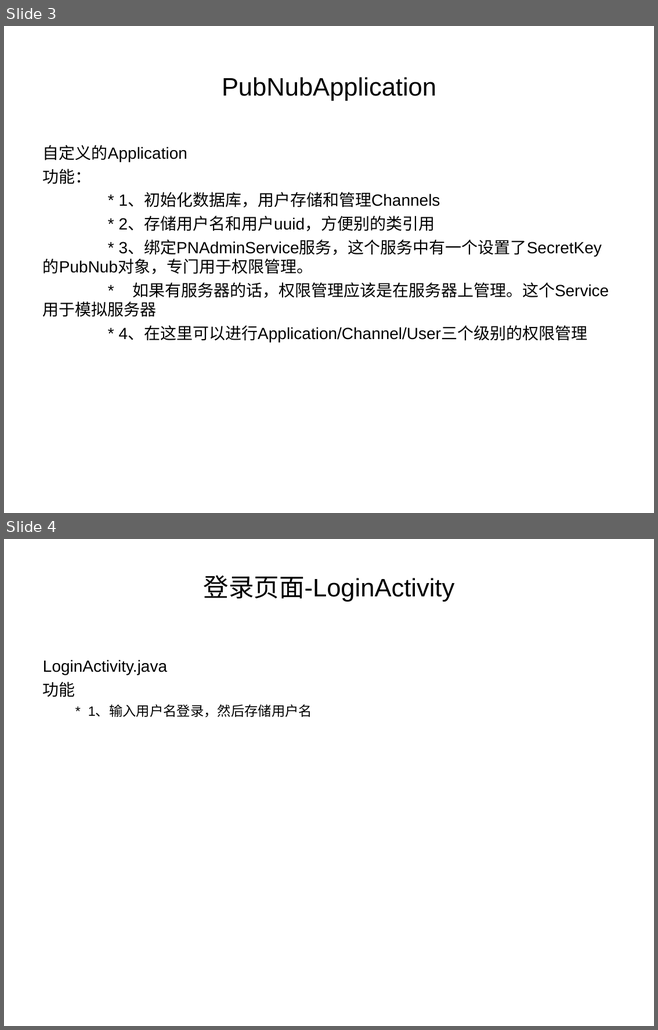
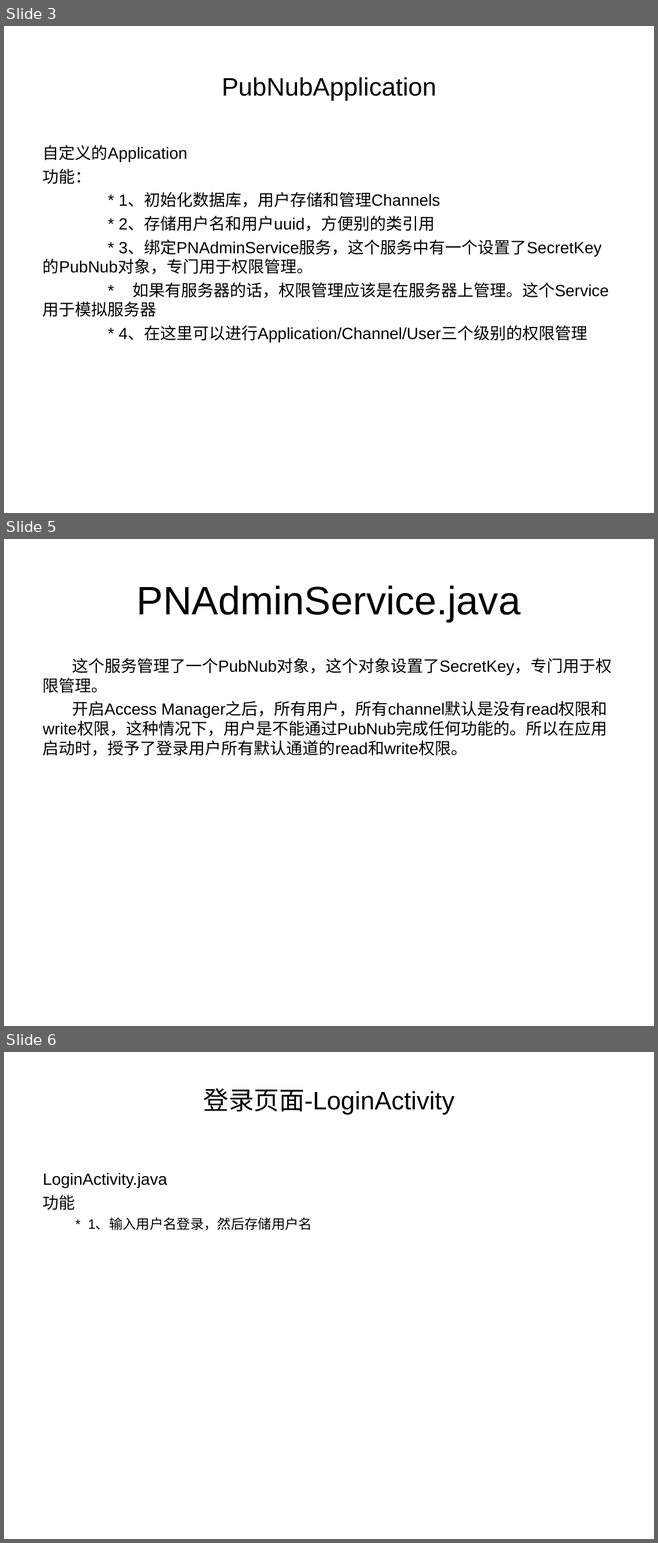
Before and after one commit to leizhiheng/PubNubTutorialDemo, a slide deck: PubNub Demo 模型描述.ppt. Shown one above the other, each under a label of ours: slides 3 and 4 before the commit, slides 3, 5 and 6 after it; the slides between them are not shown. The pictures are 658x1030 and 658x1543 pixels, drawn with LibreOffice and Linux fonts; fonts in the diff are those of the drawing. Boxes give left, top, right and bottom in pixels: in the first picture for what was removed or moved away, otherwise in the second. Text is boxed around its words. In the diff, an @@ line names an element or a change of style, - is before the commit and + after.

```diff
--- a/PubNub Demo 模型描述.ppt
+++ b/PubNub Demo 模型描述.ppt
@@ slide 5 added at (4, 539, 654, 1026), background #FFFFFF @@
@@ title added at (137, 585, 520, 622), 44 pt, text #000000 @@
+PNAdminService.java
@@ text added at (43, 658, 611, 756), 18 pt, text #000000 @@
+这个服务管理了一个PubNub对象，这个对象设置了SecretKey，专门用于权限管理。
+开启Access Manager之后，所有用户，所有channel默认是没有read权限和write权限，这种情况下，用户是不能通过PubNub完成任何功能的。所以在应用启动时，授予了登录用户所有默认通道的read和write权限。
@@ what was slide 4 is now slide 6 @@
```
Also in this commit, not shown: 1 slide changed, 1 other slide added, 46 other files.
